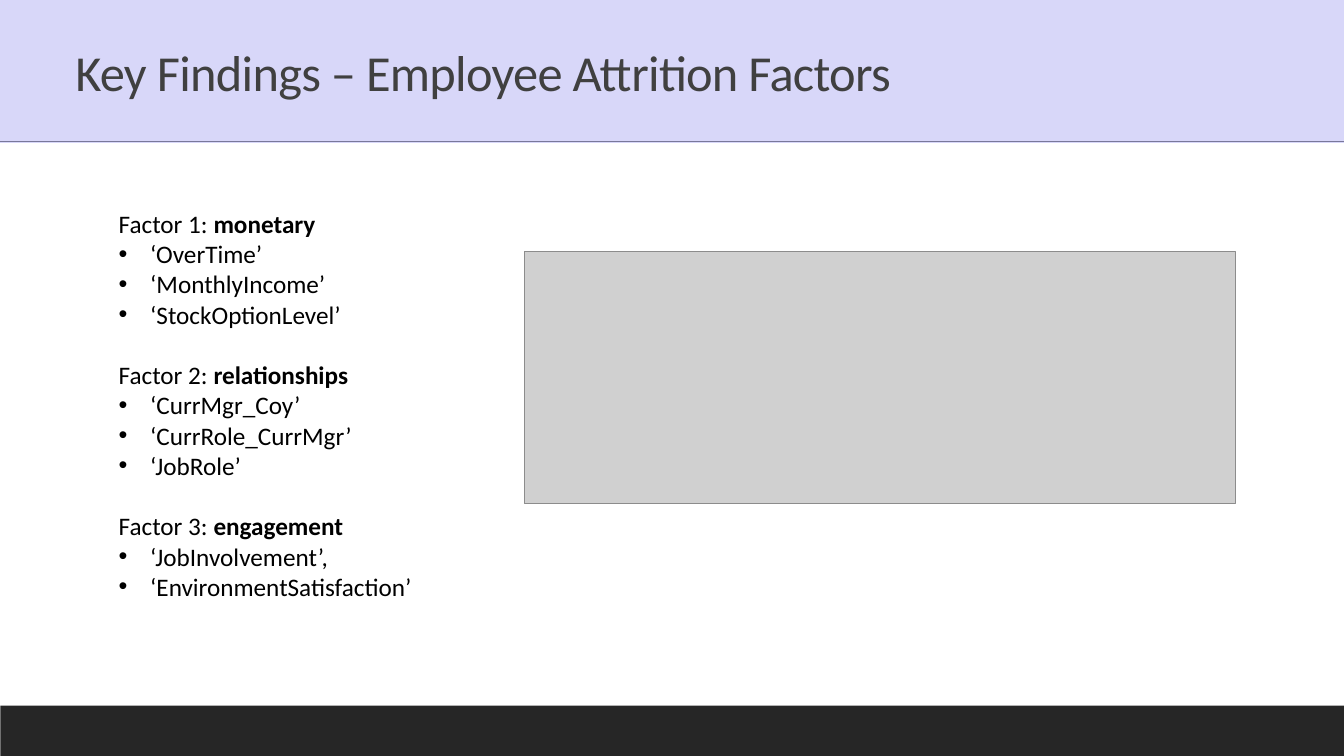
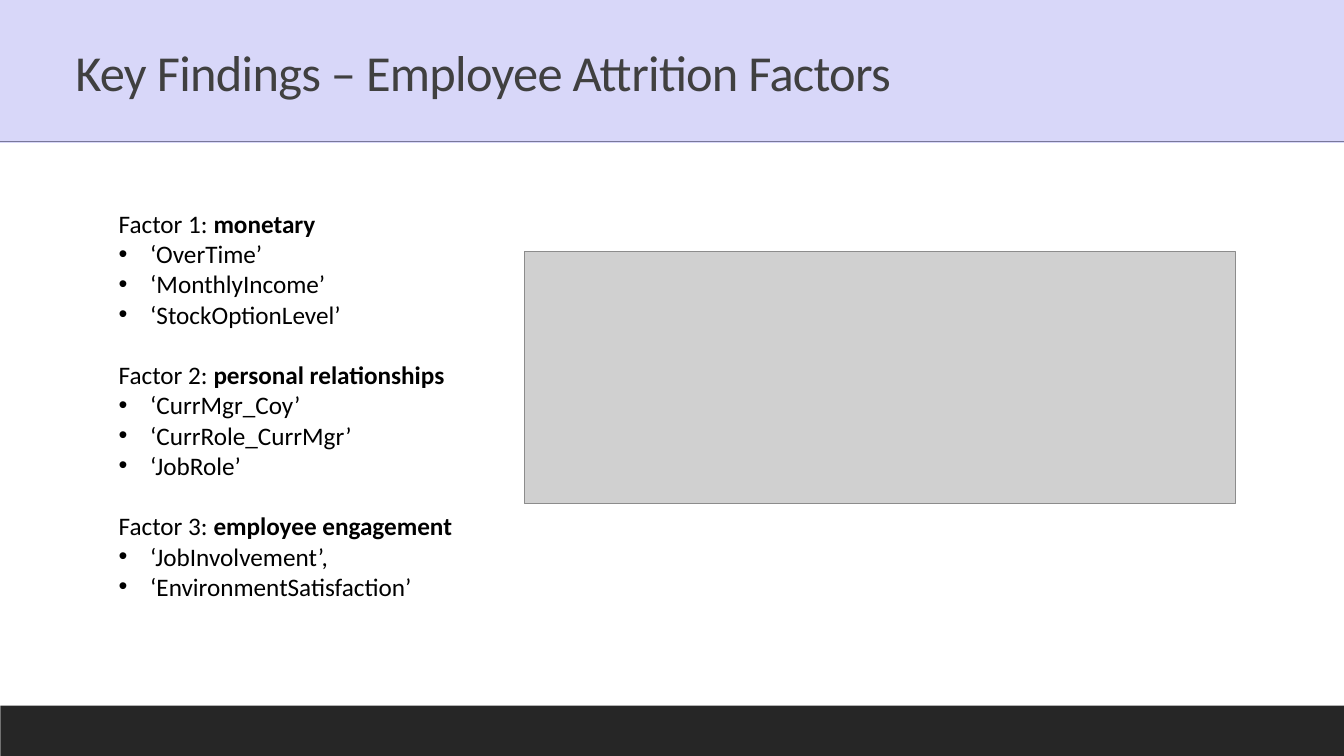
Before and after one commit to JNYH/employee_attrition, a slide deck: slide 10 of employee_attrition.pptx. Drawn at 1344x756 pixels with LibreOffice and Linux fonts; fonts in the diff are those of the drawing; grey boxes stand for pictures. Boxes give left, top, right and bottom in pixels: in the first picture for what was removed or moved away, otherwise in the second. Text is boxed around its words. In the diff, an @@ line names an element or a change of style, - is before the commit and + after.

```diff
--- a/employee_attrition.pptx
+++ b/employee_attrition.pptx
@@ text at [119, 366, 445, 388]: text changed @@
-Factor 2: relationships
+Factor 2: personal relationships
@@ text at [119, 517, 452, 540]: text changed @@
-Factor 3: engagement
+Factor 3: employee engagement
```
Also in this commit, not shown: 2 other slides changed.
